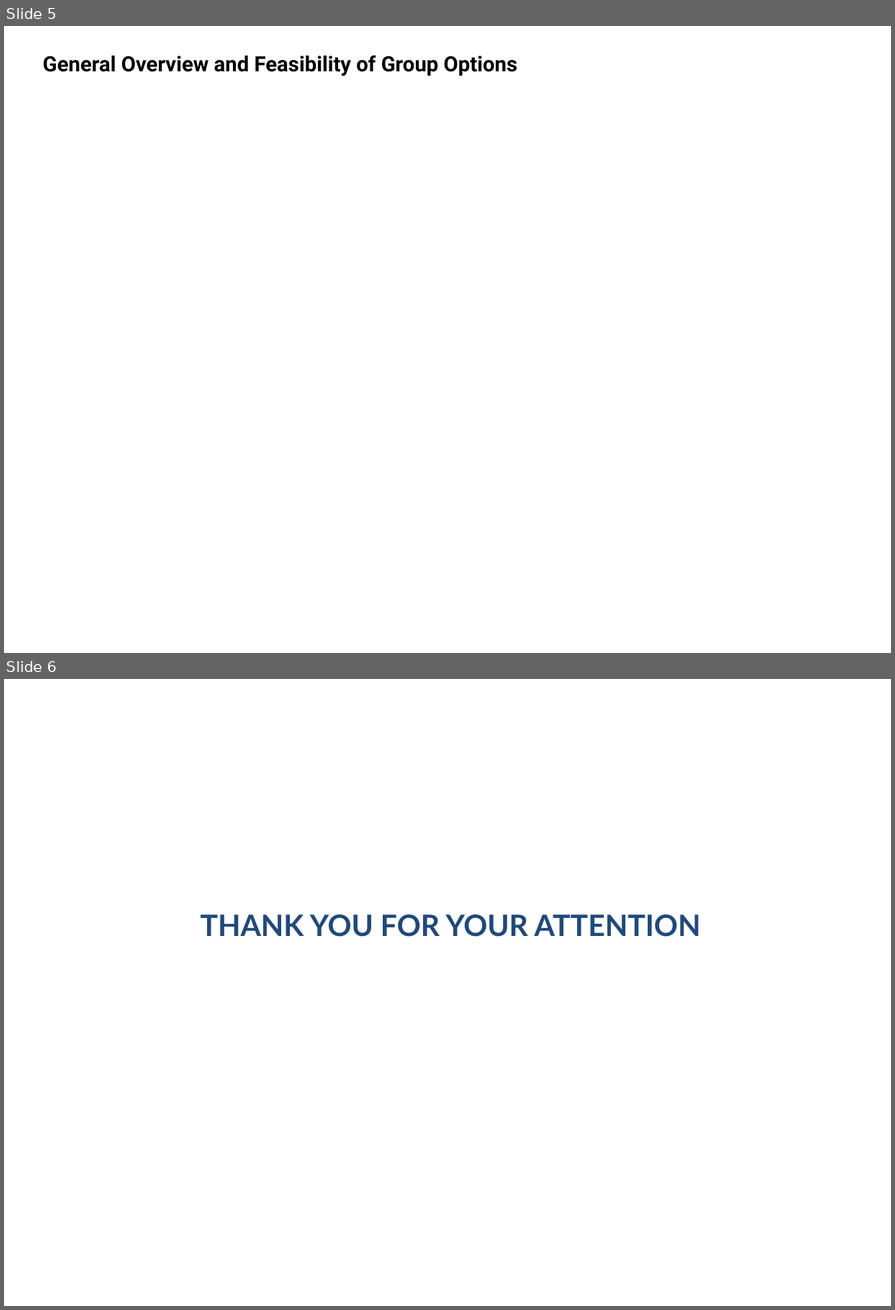
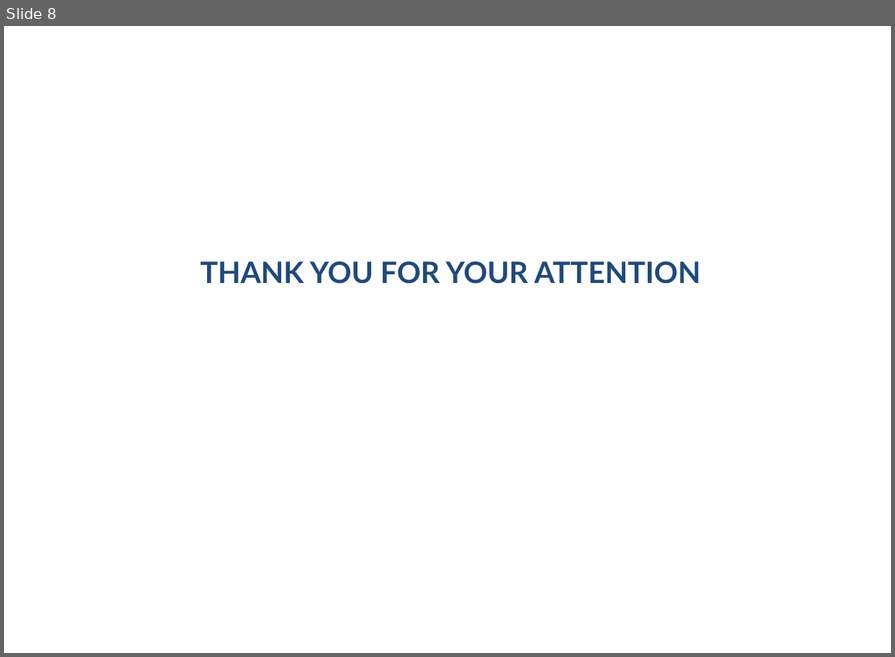
Before and after one commit to tranleminhtrial5/LongitudinalNC, a slide deck: Prospective Study MCI BIA.pptx. Shown one above the other, each under a label of ours: slides 5 and 6 before the commit, slide 8 after it. The pictures are 895x1310 and 895x657 pixels, drawn with LibreOffice and Linux fonts; fonts in the diff are those of the drawing; background and template pictures are left out. Boxes give left, top, right and bottom in pixels: in the first picture for what was removed or moved away, otherwise in the second. Text is boxed around its words. In the diff, an @@ line names an element or a change of style, - is before the commit and + after.

```diff
--- a/Prospective Study MCI BIA.pptx
+++ b/Prospective Study MCI BIA.pptx
@@ slide 5 removed at box(4, 26, 891, 653), background picture (left out) @@
@@ text removed at box(43, 55, 517, 76) @@
-General Overview and Feasibility of Group Options
@@ what was slide 6 is now slide 8 @@
```
Also in this commit, not shown: 3 slides changed, 4 slides added, 1 other slide removed, 5 other files.
